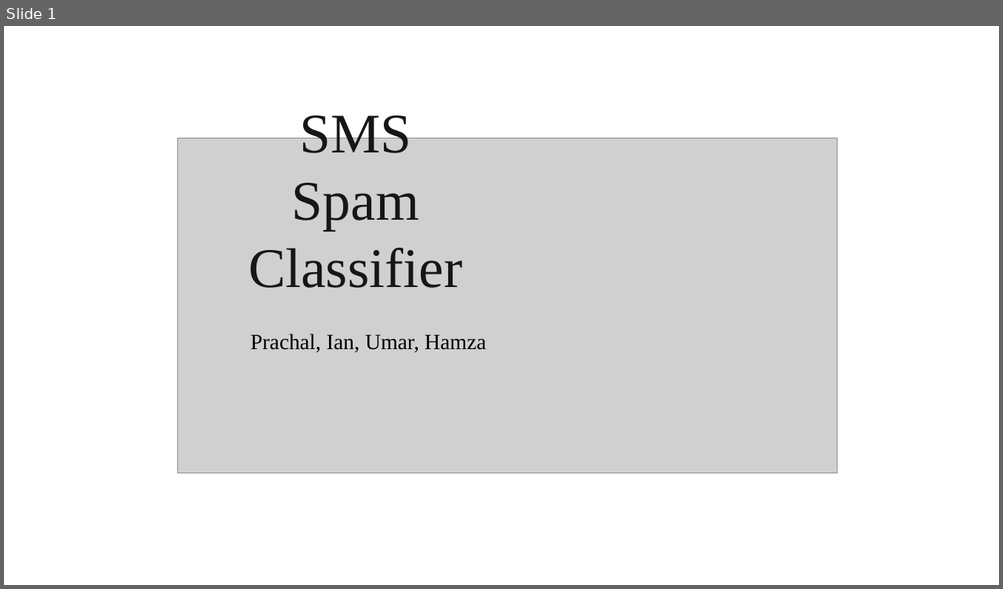
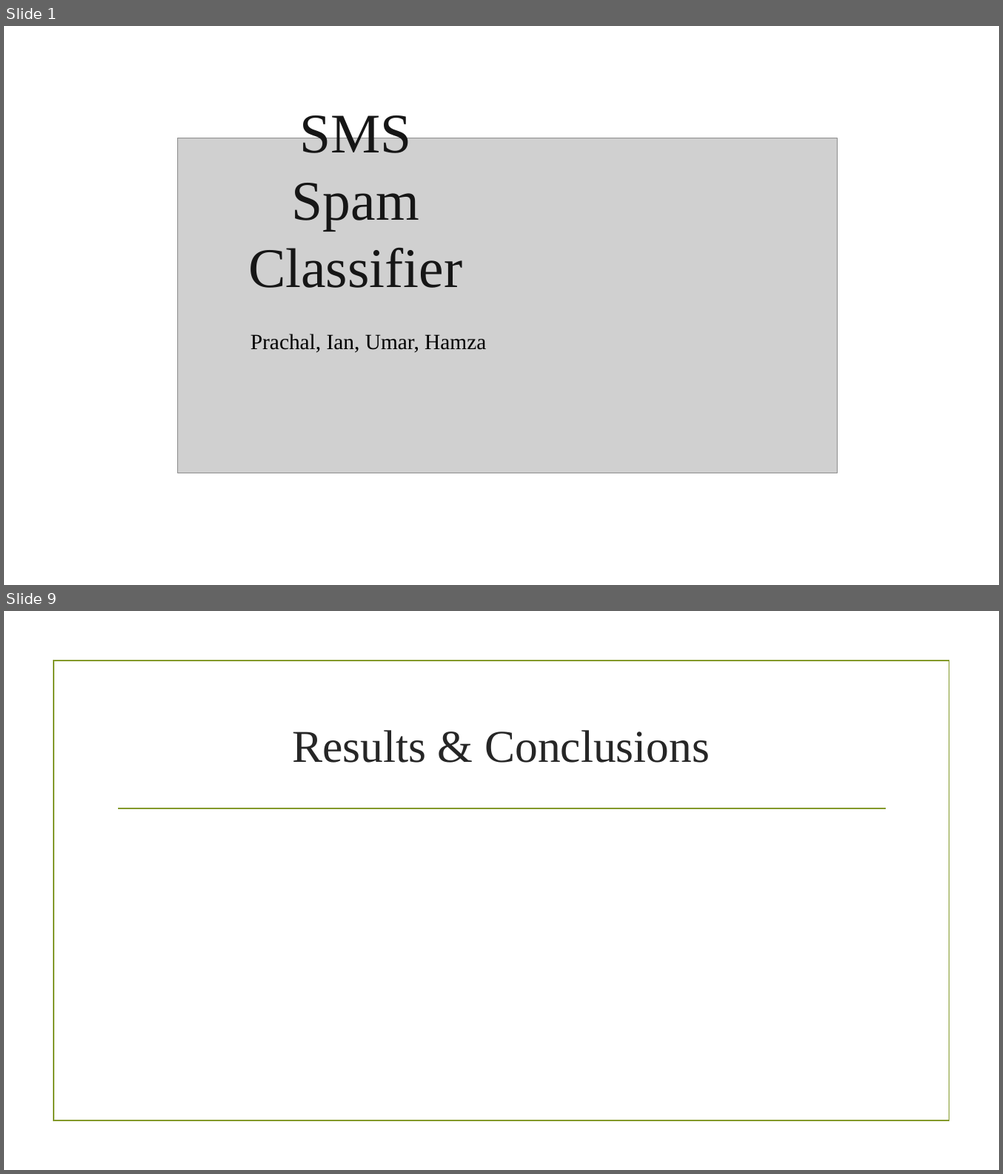
Before and after one commit to devdada/CS-418-Final-Project, a slide deck: SMS Spam Classifier.pptx. Shown one above the other, each under a label of ours: slide 1 before the commit, slides 1 and 9 after it; the slides between them are not shown. The pictures are 1003x589 and 1003x1174 pixels, drawn with LibreOffice and Linux fonts; fonts in the diff are those of the drawing; grey boxes stand for pictures; background and template pictures are left out. Boxes give left, top, right and bottom in pixels: in the first picture for what was removed or moved away, otherwise in the second. Text is boxed around its words. In the diff, an @@ line names an element or a change of style, - is before the commit and + after.

```diff
--- a/SMS Spam Classifier.pptx
+++ b/SMS Spam Classifier.pptx
@@ slide 9 added at (4,611,999,1170), background picture (left out) @@
@@ rectangle added at (54,661,948,1122), outline #83992A 1.25 pt @@
@@ title added at (292,730,709,763), 44 pt, text #262626 @@
+Results & Conclusions
@@ line added from (118, 809) to (885, 809), #83992A 1.25 pt @@
```
Also in this commit, not shown: 2 slides changed, 6 other slides added, 1 slide removed.
